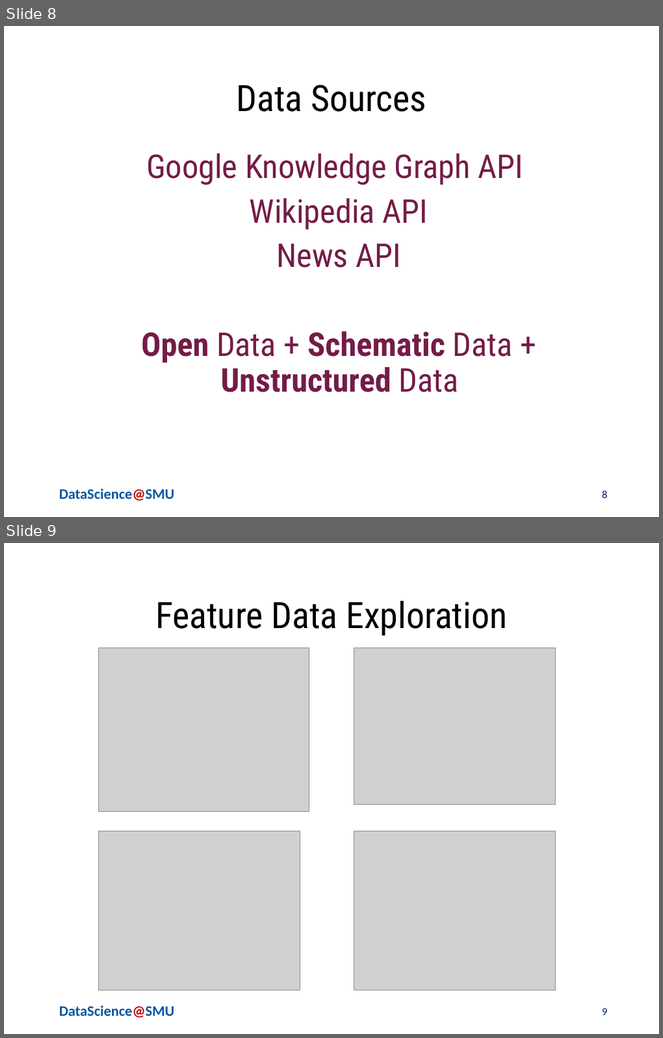
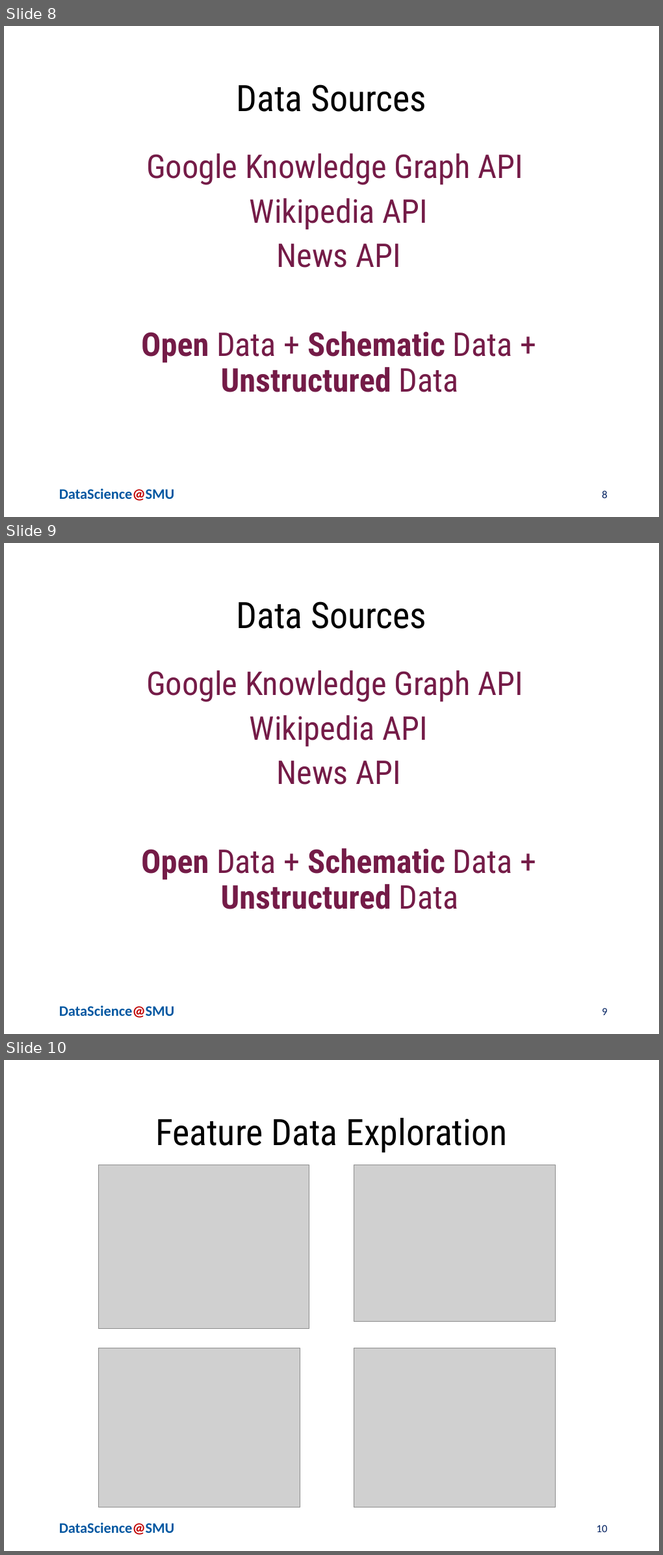
Before and after one commit to ChiruGit/Capstone, a slide deck: PoliticalProfiling-NLP+FeatureEngg-MSDSSMU-Fall2018.pptx. Shown one above the other, each under a label of ours: slides 8 and 9 before the commit, slides 8, 9 and 10 after it. The pictures are 663x1038 and 663x1555 pixels, drawn with LibreOffice and Linux fonts; fonts in the diff are those of the drawing; grey boxes stand for pictures; background and template pictures are left out. Boxes give left, top, right and bottom in pixels: in the first picture for what was removed or moved away, otherwise in the second. Text is boxed around its words. In the diff, an @@ line names an element or a change of style, - is before the commit and + after.

```diff
--- a/PoliticalProfiling-NLP+FeatureEngg-MSDSSMU-Fall2018.pptx
+++ b/PoliticalProfiling-NLP+FeatureEngg-MSDSSMU-Fall2018.pptx
@@ slide 9 added at <box>4,543,659,1034</box>, background #FFFFFF; not listed: 1 template element that a slide beside it also shows @@
@@ title added at <box>236,601,426,629</box>, 40 pt, text #000000 @@
+Data Sources
@@ text added at <box>141,670,523,910</box>, 36 pt, text #741B47 @@
+Google Knowledge Graph API
+Wikipedia API
+News API
+Open Data + Schematic Data + Unstructured Data
@@ page number added at <box>602,1008,607,1016</box>, 12 pt, text #002060 @@
+9
@@ what was slide 9 is now slide 10 @@
@@ page number at <box>597,1525,608,1533</box>: text changed @@
-9
+10
```
Also in this commit, not shown: 7 slides changed, 1 slide removed.
